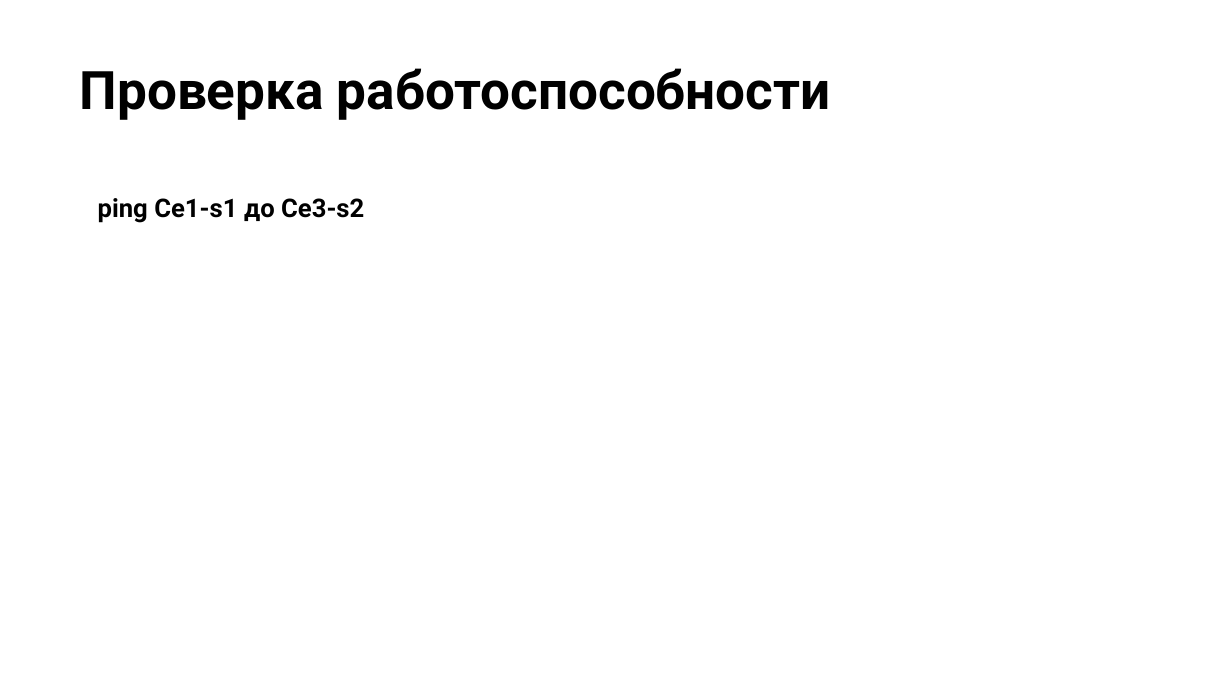
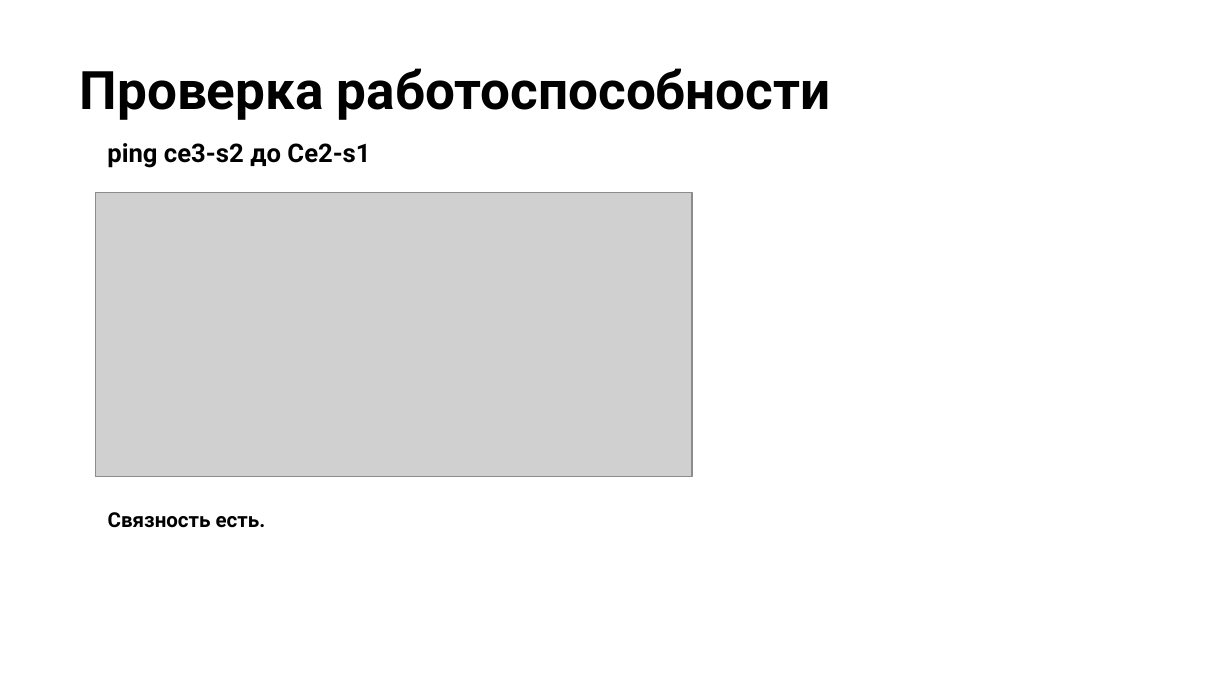
Before and after one commit to Danilovich89/otus_DC_design, a slide deck: slide 14 of lab_09_Solovyev_project/презентация.pptx (slide 15 before the commit). Drawn at 1232x693 pixels with LibreOffice and Linux fonts; fonts in the diff are those of the drawing; grey boxes stand for pictures; background and template pictures are left out. Boxes give left, top, right and bottom in pixels: in the first picture for what was removed or moved away, otherwise in the second. Text is boxed around its words. In the diff, an @@ line names an element or a change of style, - is before the commit and + after.

```diff
--- a/lab_09_Solovyev_project/презентация.pptx
+++ b/lab_09_Solovyev_project/презентация.pptx
@@ text at [107,143,370,168]: text changed @@
-ping Ce1-s1 до Ce3-s2
+ping ce3-s2 до Ce2-s1
@@ picture added at [96,192,692,477] @@
@@ text added at [108,512,266,528], 12 pt, text #000000, bold @@
+Связность есть.
```
Also in this commit, not shown: 7 other slides changed, 2 slides added, 1 slide removed.
